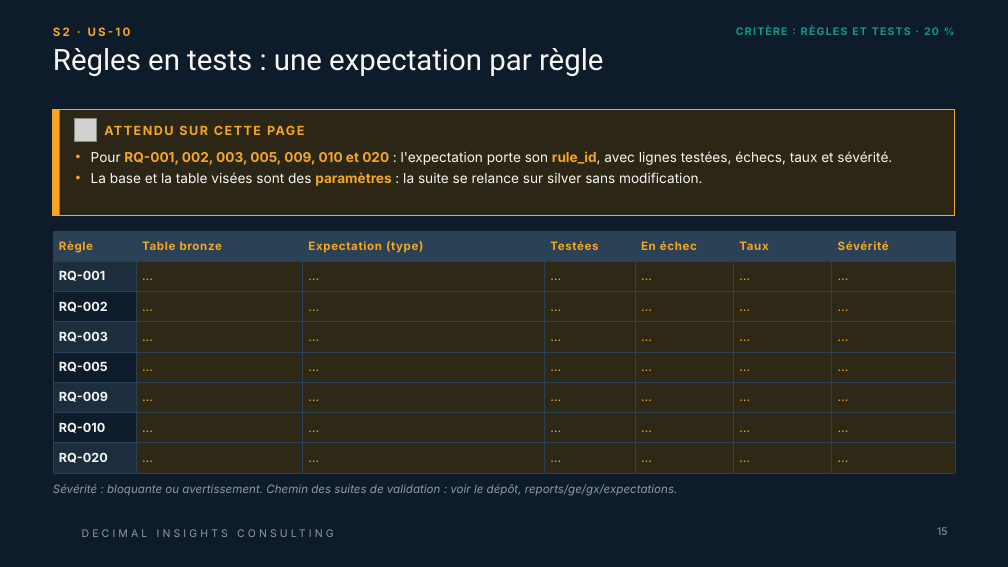
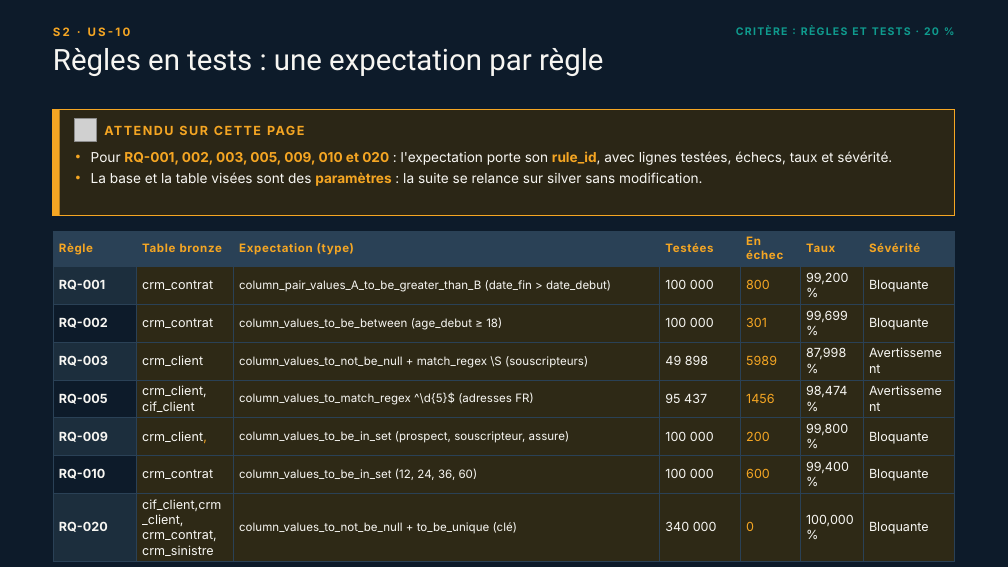
Before and after one commit to Samii05/td-qualite-g01, a slide deck: slide 15 of livrables/Livrable_Groupe_TD_AssurConnect.pptx. Drawn at 1008x567 pixels with LibreOffice and Linux fonts; fonts in the diff are those of the drawing; grey boxes stand for pictures; background and template pictures are left out. Boxes give left, top, right and bottom in pixels: in the first picture for what was removed or moved away, otherwise in the second. Text is boxed around its words. In the diff, an @@ line names an element or a change of style, - is before the commit and + after.

```diff
--- a/livrables/Livrable_Groupe_TD_AssurConnect.pptx
+++ b/livrables/Livrable_Groupe_TD_AssurConnect.pptx
@@ table at [53, 231, 954, 562] @@
-row 2: RQ-001 | … | … | … | … | … | …
+row 2: RQ-001 | crm_contrat | column_pair_values_A_to_be_greater_than_B (date_fin > date_debut) | 100 000 | 800 | 99,200 % | Bloquante
-row 3: RQ-002 | … | … | … | … | … | …
+row 3: RQ-002 | crm_contrat | column_values_to_be_between (age_debut ≥ 18) | 100 000 | 301 | 99,699 % | Bloquante
-row 4: RQ-003 | … | … | … | … | … | …
+row 4: RQ-003 | crm_client | column_values_to_not_be_null + match_regex \S (souscripteurs) | 49 898 | 5989 | 87,998 % | Avertissement
-row 5: RQ-005 | … | … | … | … | … | …
+row 5: RQ-005 | crm_client, cif_client | column_values_to_match_regex ^\d{5}$ (adresses FR) | 95 437 | 1456 | 98,474 % | Avertissement
-row 6: RQ-009 | … | … | … | … | … | …
+row 6: RQ-009 | crm_client, | column_values_to_be_in_set (prospect, souscripteur, assure) | 100 000 | 200 | 99,800 % | Bloquante
-row 7: RQ-010 | … | … | … | … | … | …
+row 7: RQ-010 | crm_contrat | column_values_to_be_in_set (12, 24, 36, 60) | 100 000 | 600 | 99,400 % | Bloquante
-row 8: RQ-020 | … | … | … | … | … | …
+row 8: RQ-020 | cif_client,crm_client, crm_contrat, crm_sinistre | column_values_to_not_be_null + to_be_unique (clé) | 340 000 | 0 | 100,000 % | Bloquante
@@ text removed at [53, 484, 678, 496] @@
-Sévérité : bloquante ou avertissement. Chemin des suites de validation : voir le dépôt, reports/ge/gx/expectations.
```
Also in this commit, not shown: 2 other slides changed.
